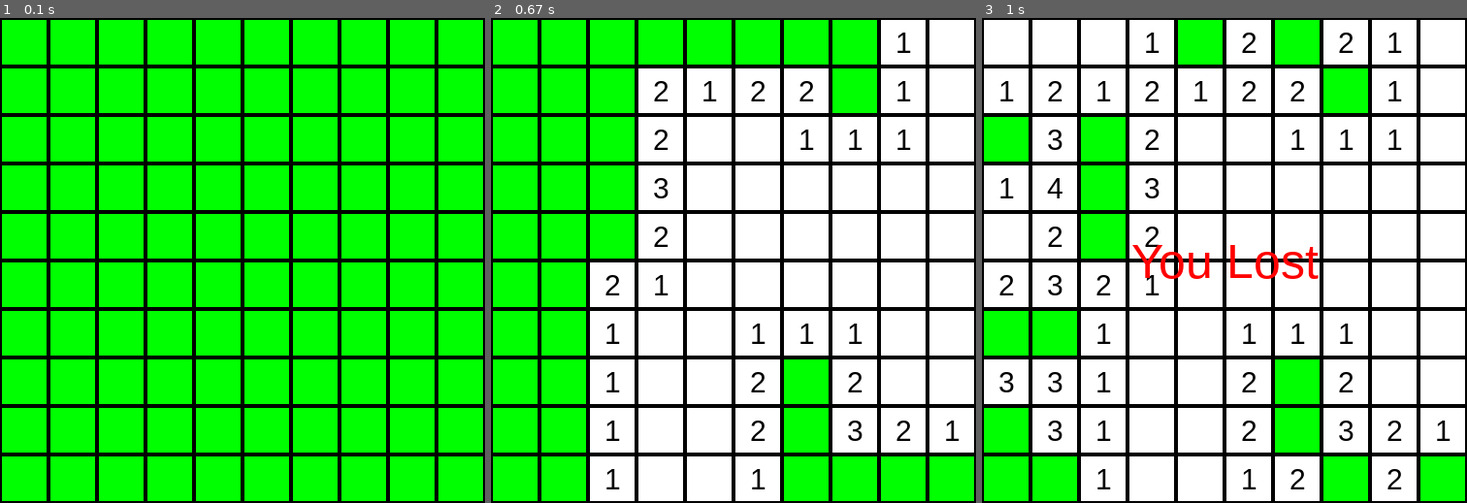
Above: before the commit, frames 1-3 (left to right).
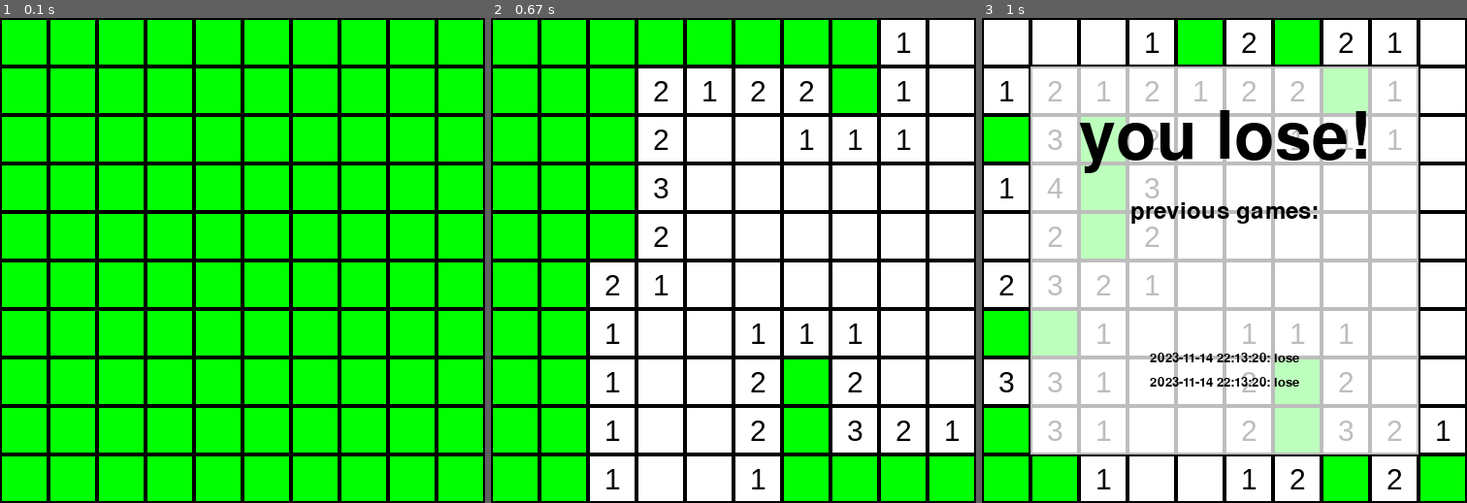
Above: after the commit, the same moments.

Repository: ChayaCodes/Minesweeper_game_pygame
Game: pygame game, started from main.py
Two runs of this game, one before a commit and one after it. Both use one fixed random seed, a clock stepped at 60 frames per second and the inputs below.
Inputs (mouse positions are in pixels of both pictures, inside the frame that each line leads up to):
- Up to frame 1 (0.1 s): no input
- Up to frame 2 (0.67 s): click (714, 279) at 0.38 s
- Up to frame 3 (1 s): click (1200, 42) at 0.83 s

Frames 1-2 are identical in both runs. In frame 3, 20% of the frame differs, in the area x 10-90%, y 10-90%.

Commit message:
game finished.

Diff:
--- a/Board.py
+++ b/Board.py
@@ -27,6 +27,7 @@
         return count
 
     def reveal_cell(self, cell):
+
         if isinstance(cell, MineCell):
             return
         if isinstance(cell, RevealedCell):
--- a/Draw.py
+++ b/Draw.py
@@ -1,3 +1,5 @@
+import json
+
 import pygame
 
 
@@ -13,6 +15,8 @@
     RED = (255, 0, 0)
 
     def __init__(self, width, height, board):
+        self.width = width
+        self.height = height
 
         pygame.init()
         size = (width, height)
@@ -47,3 +51,70 @@
                          (self.x + self.SIZE_CELL * 2 / 3, self.y + self.SIZE_CELL / 2), 5)
         pygame.draw.line(screen, cls.BLACK, (self.x + self.SIZE_CELL / 2, self.y + self.SIZE_CELL / 3),
                          (self.x + self.SIZE_CELL / 2, self.y + self.SIZE_CELL * 2 / 3), 5)
+
+
+    def draw_results(self, data_file):
+
+
+        with open(data_file, "r") as f:
+            data = json.load(f)
+
+        # Get the last game data.
+        last_game = data[-1]
+
+        # Check if the last game was a win or a loss.
+        if last_game["win"]:
+            win_text = "you win!"
+        else:
+            win_text = "you lose!"
+
+        # Initialize pygame.
+
+
+        # Set the screen size.
+
+        # Create a transparent rectangle surface
+        surface = pygame.Surface((400, 400))
+        surface.set_alpha(190)  # Set the alpha value (0-255) for transparency
+
+        # Fill the surface with white color
+        surface.fill((255, 255, 255))
+
+        # Blit the surface onto the screen
+        self.screen.blit(surface, (self.width // 2 - 200, self.height // 2 - 200))
+
+        # Draw the text "ניצחת!" or "נכשלת!" in the center of the rectangle.
+        font = pygame.font.Font(None, 100)
+        text = font.render(win_text, True, (0, 0, 0))
+        text_rect = text.get_rect()
+        text_rect.center = (self.width // 2, self.height * 1 / 4)
+        self.screen.blit(text, text_rect)
+
+        # draw the text "previous games" in the center of the rectangle.
+        font = pygame.font.Font(None, 35)
+        text = font.render("previous games:", True, (0, 0, 0))
+        text_rect = text.get_rect()
+        text_rect.center = (self.width // 2, self.height * 2/5)
+        self.screen.blit(text, text_rect)
+
+
+        # Draw the three previous games.
+
+        for i in range(0, -5, -1):
+
+            print(i)
+            try:
+                game = data[i]
+            except IndexError:
+                break
+            date = game["date"]
+            win = "win" if game["win"] else "lose"
+            font = pygame.font.Font(None, 20)
+            text = font.render(f"{date}: {win}", True, (0, 0, 0))
+            text_rect = text.get_rect()
+            text_rect.center = (self.width / 2, self.height * (i + 15) / 20)
+            self.screen.blit(text, text_rect)
+
+
+        # Flip the screen.
+        pygame.display.flip()
--- a/main.py
+++ b/main.py
@@ -1,5 +1,8 @@
+import json
 import math
 from random import random
+from sqlite3 import Date
+
 import pygame
 import random
 from Board import Board
@@ -7,16 +10,51 @@
 from Draw import Draw
 from MineCell import MineCell
 from RevealedCell import RevealedCell
+from datetime import datetime
+
+def not_all_revealed_or_flagged():
+    return any(
+        not isinstance(cell, MineCell) and not isinstance(cell, RevealedCell) for row in board.board for cell in row)
 
 
+def add_game_data(data_file, game_data):
+        try:
+            # Open the file in read mode.
+            f = open(data_file, "r+")
+        except FileNotFoundError:
+            # If the file does not exist, create a new one.
+            f = open(data_file, "w")
+            # תוסיף לדף מערך ריק
+            json.dump([], f)
+            f.close()
+            f = open(data_file, "r+")
+        try:
+            data = json.load(f)
+        except json.decoder.JSONDecodeError:
+            # If the file is empty, initialize it with an empty list.
+            data = []
 
+        # Check if the existing data structure is compatible.
+        if not isinstance(data, list):
+            raise ValueError("The existing data is not in a list format.")
 
-def not_all_revealed_or_flagged():
-    for row in board.board:
-        for cell in row:
-            if not isinstance(cell, MineCell) and not isinstance(cell, RevealedCell):
-                return True
-    return False
+        # Try to convert the 'date' field to a JSON-compatible format
+        try:
+            game_data["date"] = game_data["date"].strftime("%Y-%m-%d %H:%M:%S")
+        except TypeError:
+            # If the conversion fails, log an error and skip the game data
+            print(f"Failed to convert date to JSON format: {game_data['date']}")
+            return
+
+        # Update the existing data.
+        data.append(game_data)
+
+        # Write the updated data back to the file.
+        f.seek(0)
+        json.dump(data, f)
+
+        # Close the file
+        f.close()
 
 
 def game_over():
@@ -26,6 +64,7 @@
         for cell in row:
             if isinstance(cell, MineCell):
                 draw.draw_mine(draw.screen, cell)
+                pygame.display.flip()
 
     # תעבור על הלוח מהאצע לפינות בצורה רנדומלית
     # ותחשוף את התאים
@@ -35,12 +74,15 @@
 
         draw.draw_grid(board)
     # תציג הודעה "הפסדת"
-    font = pygame.font.SysFont("Arial", 50)
-    text_surface = font.render("You Lost", True, Draw.RED)
-    text_rect = text_surface.get_rect()
-    text_rect.center = (250, 250)
-    draw.screen.blit(text_surface, text_rect)
-    pygame.display.flip()
+
+    # תוסיף תאריך כולל שעות ודקות לקובץ data.json
+    game_data = {"date": datetime.now(), "win": False}
+
+    add_game_data("data.json", game_data)
+    draw.draw_grid(board)
+
+    # Draw the results.
+    draw.draw_results("data.json")
 
 
 def handle_click_cell(cell):
@@ -54,7 +96,8 @@
     else:
         board.reveal_cell(cell)
         draw.draw_grid(board)
-
+        if board.has_all_revealed():
+            game_win()
 
 
 def handle_right_click_cell(cell):
@@ -63,16 +106,11 @@
 
 
 def game_win():
-    draw.game_ended = True
-    # תציג הודעה "ניצחת"
-    if not not_all_revealed_or_flagged():
-        return
-    font = pygame.font.SysFont("Arial", 50)
-    text_surface = font.render("You Won", True, Draw.GREEN)
-    text_rect = text_surface.get_rect()
-    text_rect.center = (250, 250)
-    draw.screen.blit(text_surface, text_rect)
-    pygame.display.flip()
+    print("game win")
+    game_data = {"date": datetime.now(), "win": True}
+    add_game_data("data.json", game_data)
+    draw.draw_grid(board)
+    draw.draw_results("data.json")
 
 
 def handle_click(mouse_x, mouse_y, left_click=True):
@@ -101,6 +139,7 @@
 def draw_grid(self):
     draw.draw_grid(self.board)
 
+
 is_first_click = True
 board = Board(10, 20)
 draw = Draw(500, 500, board)
@@ -109,8 +148,6 @@
 finish = False
 draw.game_ended = False
 while not finish:
-    if board.has_all_revealed() and not draw.game_ended:
-        game_win()
     for event in pygame.event.get():
         if event.type == pygame.QUIT:
             finish = True
